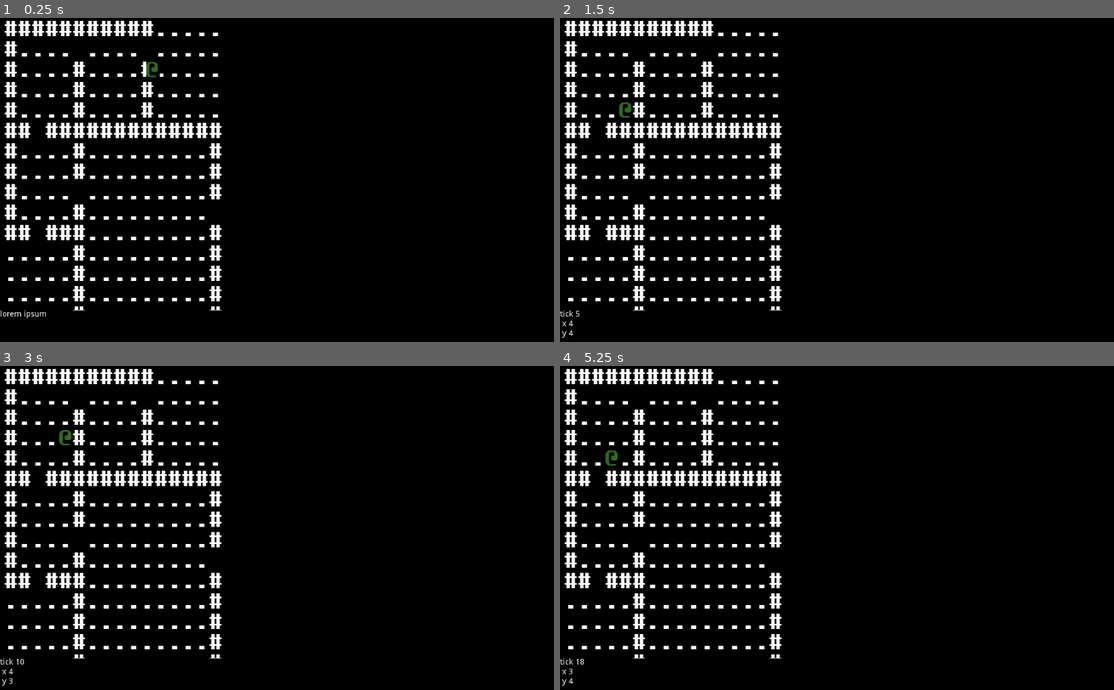
Above: before the commit, frames 1-4 (two rows, left to right).
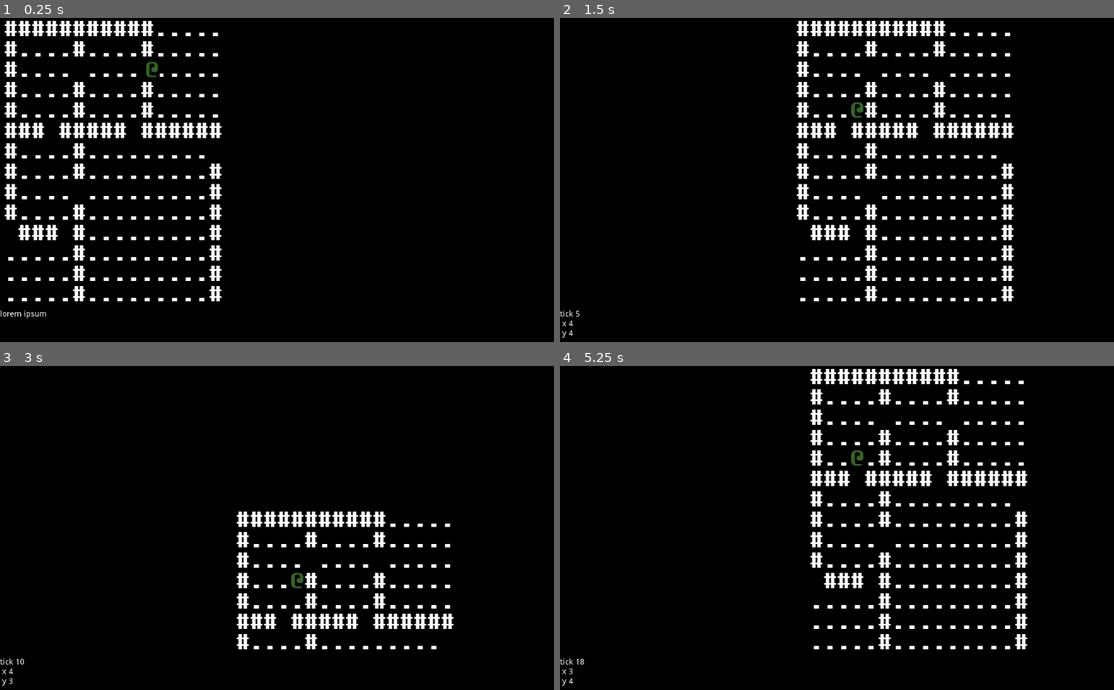
Above: after the commit, the same moments.

Repository: redxaxder/7DRL2022
Game: Godot game, scene res://scenes/root.tscn
The game is run twice, just before and just after one commit, with the same random seed, the same clock (stepped at 60 frames per second) and the same inputs.
Inputs:
- Up to frame 1 (0.25 s): no input
- Up to frame 2 (1.5 s): tap Enter at 0.5 s; hold Right (right) 0.53-1.28 s; hold Space (action) 0.53-1.28 s; tap . (pass) at 0.8, 1.35 s; hold Down (down) from 1.28 s (still down)
- Up to frame 3 (3 s): tap Space (action) at 1.55 s; tap Enter at 2 s; release Down (down) at 2.03 s; hold Right (right) 2.03-2.78 s; hold Space (action) 2.03-2.78 s; tap . (pass) at 2.3, 2.85 s; hold Up (up) from 2.78 s (still down)
- Up to frame 4 (5.25 s): tap Space (action) at 3.05, 4.55 s; tap Enter at 3.5 s; release Up (up) at 3.53 s; hold Space (action) 3.53-4.28 s; hold Left (left) 3.53-5.03 s; tap . (pass) at 3.8, 4.35 s; hold Down (down) from 5.03 s (still down); hold Space (action) from 5.03 s (still down)

The runs differ from the first frame. In frame 1, 1.0% of the frame differs, in the area x 0-41%, y 7-91%; in frame 2, 14%; in frame 3, 11%; in frame 4, 14%, in the area x 0-85%, y 0-91%.

Commit message:
panning

Diff:
--- a/lib/screen.gd
+++ b/lib/screen.gd
@@ -1,5 +1,11 @@
 const TILE_WIDTH: int = 24
 const TILE_HEIGHT: int = 36
+
+const VIEWPORT_WIDTH: int = 42
+const VIEWPORT_HEIGHT: int = 14
+
+const CENTER_X: int = VIEWPORT_WIDTH / 2
+const CENTER_Y: int = VIEWPORT_HEIGHT / 2
 
 func dungeon_to_screen(lx: int, ly: int
 		 , sx: int = 0, sy: int = 0) -> Vector2:
--- a/scenes/root.gd
+++ b/scenes/root.gd
@@ -6,29 +6,58 @@
 func _ready():
 	$terrain.load_map(1)
 
+
 var x = 3
 var y = 3
+
+var pan  = Vector2(0,0)
+
 var tick = 0
+
+enum DIR{ UP, DOWN, LEFT, RIGHT}
 
 func _unhandled_input(event):
 	var acted = false
 	if event.is_action_pressed("left"):
 		acted = try_move(x-1,y)
+		if acted: update_pan(DIR.LEFT)
 	elif event.is_action_pressed("right"):
 		acted = try_move(x+1,y)
+		if acted: update_pan(DIR.RIGHT)
 	elif event.is_action_pressed("up"):
 		acted = try_move(x,y-1)
+		if acted: update_pan(DIR.UP)
 	elif event.is_action_pressed("down"):
 		acted = try_move(x,y+1)
+		if acted: update_pan(DIR.DOWN)
 	elif event.is_action_pressed("pass"):
 		acted = true
 	elif event.is_action_pressed("action"):
 		acted = true
 
 	if acted:
-		$pc.position = SCREEN.dungeon_to_screen(x,y)
+		$pc.position = SCREEN.dungeon_to_screen(x - pan.x,y - pan.y)
 		tick += 1
 		$hud/status_panel/text.text = "tick {0}\n x {1}\n y {2}".format([tick,x,y])
+
+
+const look_distance_h: int = 6
+const look_distance_v: int = 3
+
+func update_pan(dir) -> void:
+	match dir:
+		DIR.UP:
+			pan = Vector2(x-SCREEN.CENTER_X, y-look_distance_v-SCREEN.CENTER_Y)
+		DIR.DOWN:
+			pan = Vector2(x-SCREEN.CENTER_X,y+look_distance_v-SCREEN.CENTER_Y)
+		DIR.LEFT:
+			pan = Vector2(x-SCREEN.CENTER_X-look_distance_h,y-SCREEN.CENTER_Y)
+		DIR.RIGHT:
+			pan = Vector2(x-SCREEN.CENTER_X+look_distance_h,y-SCREEN.CENTER_Y)
+	$terrain	.pan = pan
+	$terrain._draw()
+	$terrain.update()
+
 
 func try_move(i,j) -> bool:
 	if $terrain.at(i,j) == '#':
--- a/scenes/terrain.gd
+++ b/scenes/terrain.gd
@@ -6,24 +6,23 @@
 var width: int = 20
 var height: int = 6
 var hole_punch_chance: float = 0.1
+var pan: Vector2 = Vector2(0,0)
 
-var contents: Array = \
-  ['#','#','#','#','#','#','#','#','#','#','#','#','#','#','#','#','#','#','#','#',
-   '#',' ',' ',' ',' ',' ',' ',' ',' ',' ',' ',' ',' ',' ',' ',' ',' ',' ',' ','#',
-   '#',' ',' ',' ',' ',' ',' ',' ',' ',' ',' ',' ',' ',' ',' ',' ',' ',' ',' ','#',
-   '#',' ',' ',' ',' ',' ',' ',' ',' ',' ',' ',' ',' ',' ',' ',' ',' ',' ',' ','#',
-   '#',' ',' ',' ',' ',' ',' ',' ',' ',' ',' ',' ',' ',' ',' ',' ',' ',' ',' ','#',
-   '#','#','#','#','#','#','#','#','#','#','#','#','#','#','#','#','#','#','#','#']
+var contents: Array = []
 # Declare member variables here. Examples:
 # var a = 2
 # var b = "text"
 
 func at(x,y):
-	return contents[to_linear(x,y)]
+	if x >= 0 && x < width && y >= 0 && y < height:
+		return contents[to_linear(x,y)]
+	else:
+		return '#'
+
 
 # Called when the node enters the scene tree for the first time.
 func _ready():
-	pass
+	load_map(0)
 
 func to_linear(x,y) -> int:
 	return width * y + x
@@ -115,9 +114,13 @@
 func _draw():
 	#instead of managing a bajillion sprites in here we manually
 	#draw walls and floors
-	for i in range(width):
-		for j in range(height):
-			var pos = SCREEN.dungeon_to_screen(i,j)
+	var min_x = max(pan.x,0)
+	var max_x = min(pan.x + SCREEN.VIEWPORT_WIDTH, width)
+	var min_y = max(pan.y,0)
+	var max_y = min(pan.y + SCREEN.VIEWPORT_HEIGHT, height)
+	for i in range(min_x,max_x):
+		for j in range(min_y,max_y):
+			var pos = SCREEN.dungeon_to_screen(i-pan.x,j-pan.y)
 			var tile = at(i,j)
 			if tile == '#':
 				draw_texture(wall_txtr,pos + offset)
